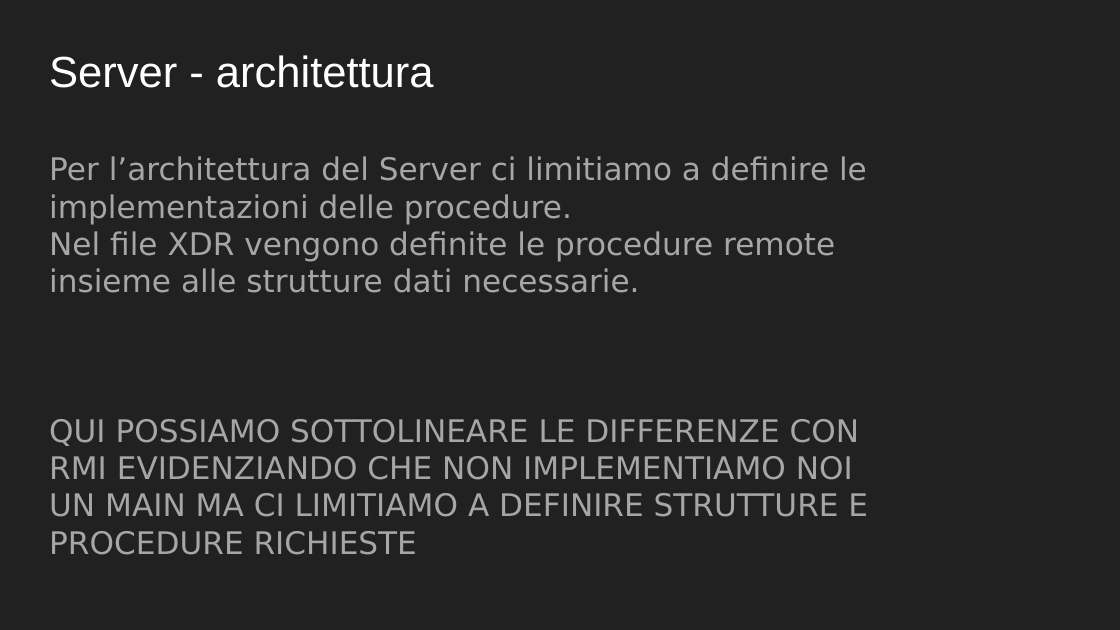
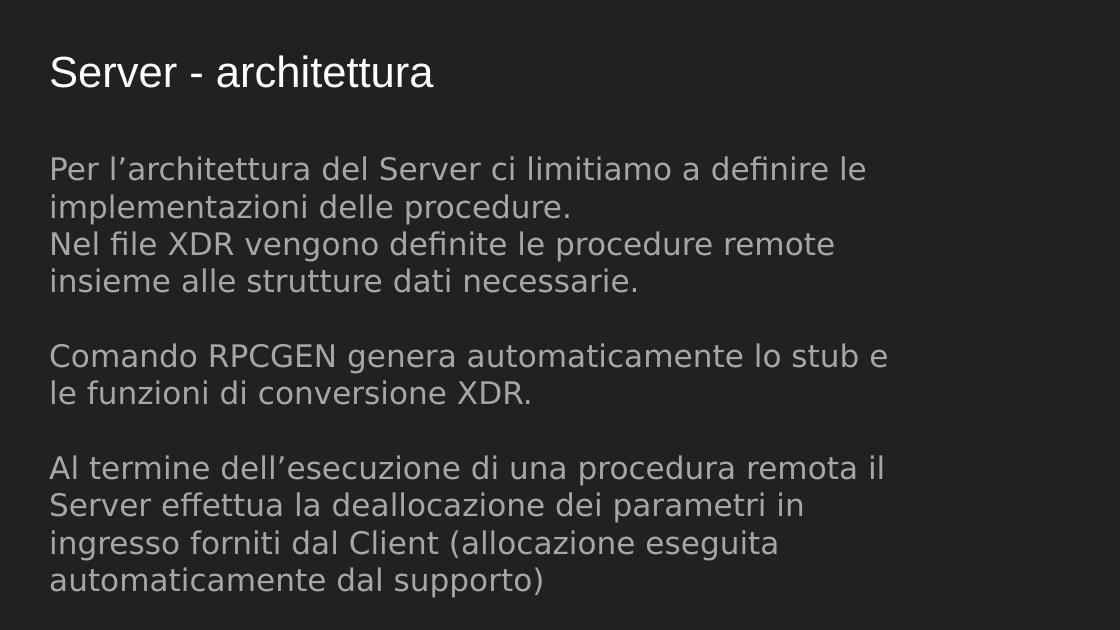
Before and after one commit to reticalcolatori/esercitazione8, a slide deck: slide 5 of PresentazioneEs6.pptx. Drawn at 1120x630 pixels with LibreOffice and Linux fonts; fonts in the diff are those of the drawing. Boxes give left, top, right and bottom in pixels: in the first picture for what was removed or moved away, otherwise in the second. Text is boxed around its words. In the diff, an @@ line names an element or a change of style, - is before the commit and + after.

```diff
--- a/PresentazioneEs6.pptx
+++ b/PresentazioneEs6.pptx
@@ text at (x1=49, y1=343, x2=888, y2=598): text changed @@
-QUI POSSIAMO SOTTOLINEARE LE DIFFERENZE CON RMI EVIDENZIANDO CHE NON IMPLEMENTIAMO NOI UN MAIN MA CI LIMITIAMO A DEFINIRE STRUTTURE E PROCEDURE RICHIESTE
+Comando RPCGEN genera automaticamente lo stub e le funzioni di conversione XDR.
+Al termine dell’esecuzione di una procedura remota il Server effettua la deallocazione dei parametri in ingresso forniti dal Client (allocazione eseguita automaticamente dal supporto)
```
Also in this commit, not shown: 3 other slides changed, 1 slide removed.
